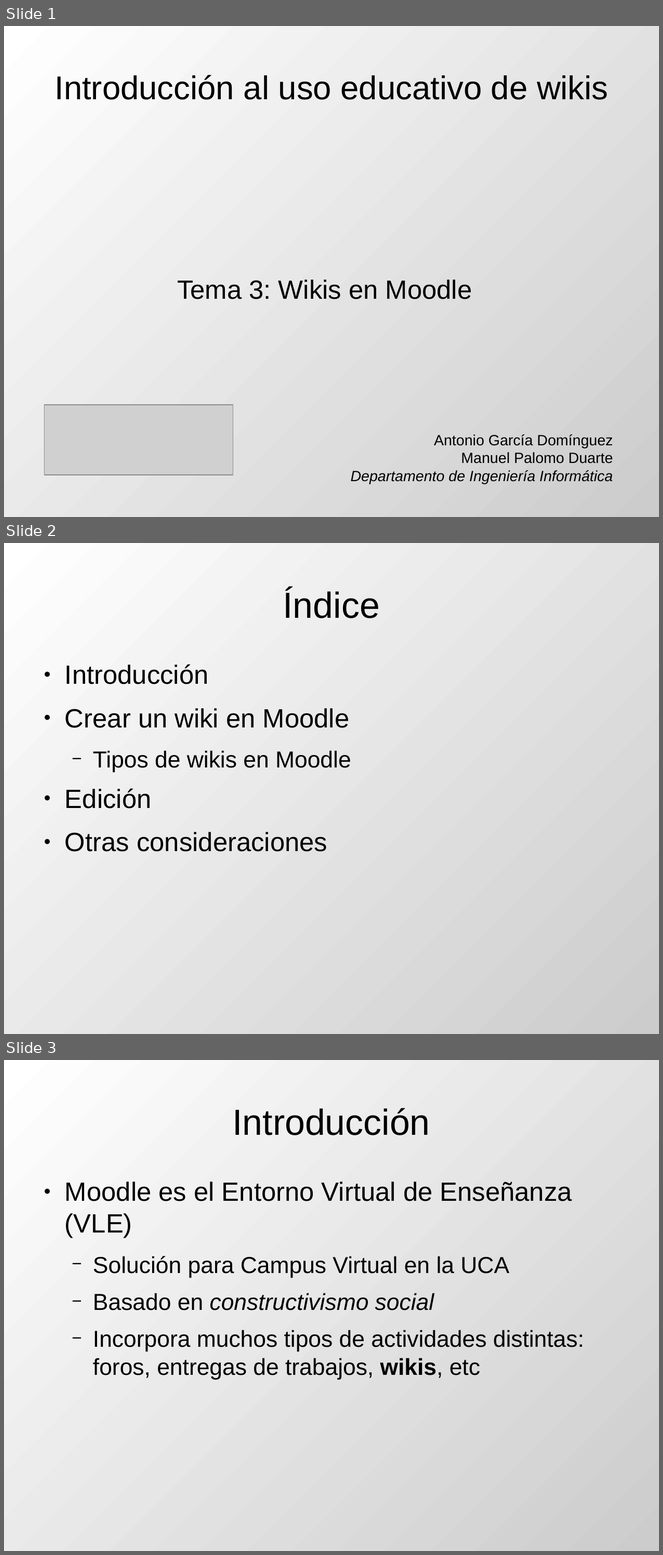
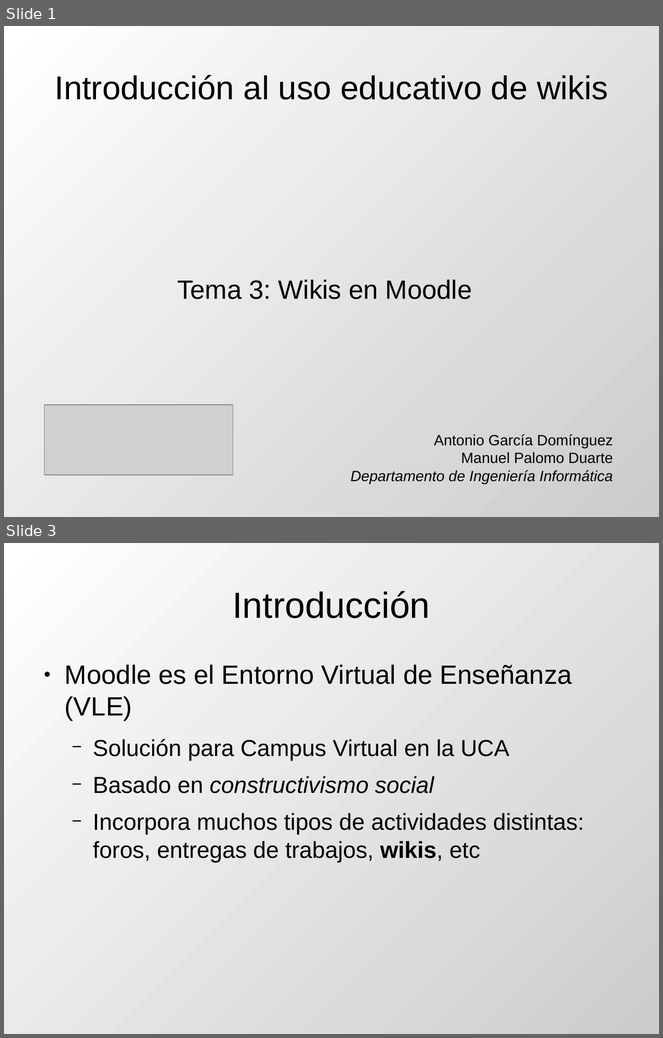
Before and after one commit to DrPantera/wikis4education, a slide deck: uca-2013_07/tema-3-WikisEnMoodle.odp. Shown one above the other, each under a label of ours: slides 1, 2 and 3 before the commit, slides 1 and 3 after it; the slides between them are not shown. The pictures are 663x1555 and 663x1038 pixels, drawn with LibreOffice and Linux fonts; fonts in the diff are those of the drawing; grey boxes stand for pictures. Boxes give left, top, right and bottom in pixels: in the first picture for what was removed or moved away, otherwise in the second. Text is boxed around its words. In the diff, an @@ line names an element or a change of style, - is before the commit and + after.

```diff
--- a/uca-2013_07/tema-3-WikisEnMoodle.odp
+++ b/uca-2013_07/tema-3-WikisEnMoodle.odp
@@ slide 2 removed at box(4, 543, 659, 1034), background gradient #FFFFFF to #CCCCCC @@
@@ title removed at box(283, 589, 380, 618) @@
-Índice
@@ text removed at box(65, 664, 351, 852) @@
-● Introducción
-● Crear un wiki en Moodle
-  − Tipos de wikis en Moodle
-● Edición
-● Otras consideraciones
```
Also in this commit, not shown: 3 slides changed, 17 slides added, 2 other slides removed.
